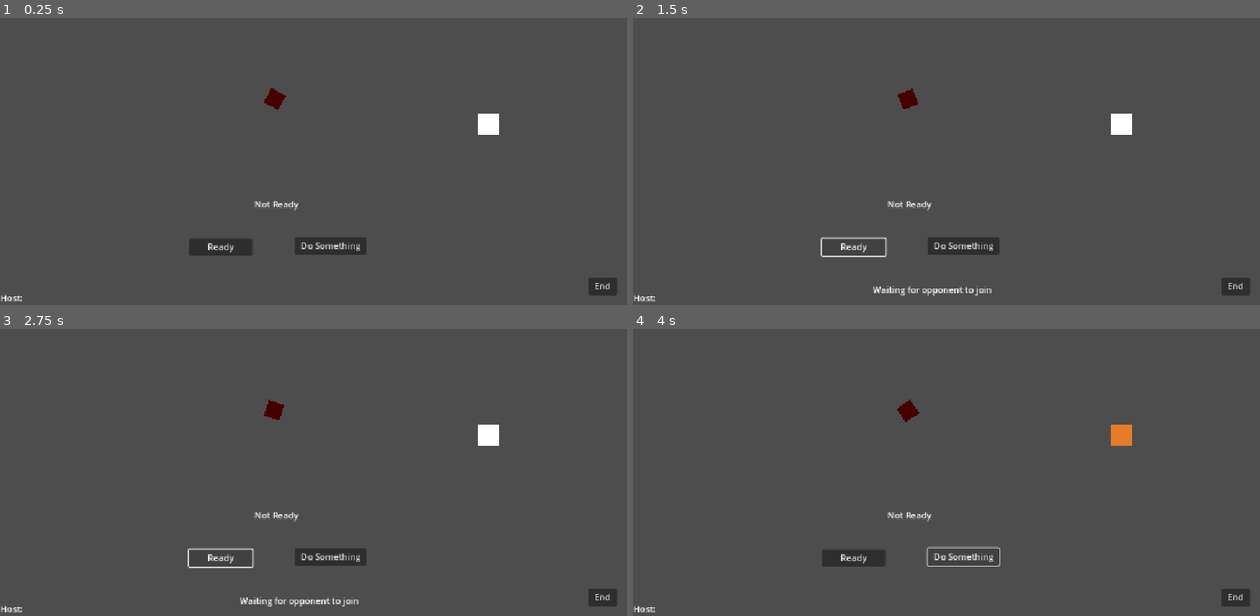
Above: before the commit, frames 1-4 (two rows, left to right).
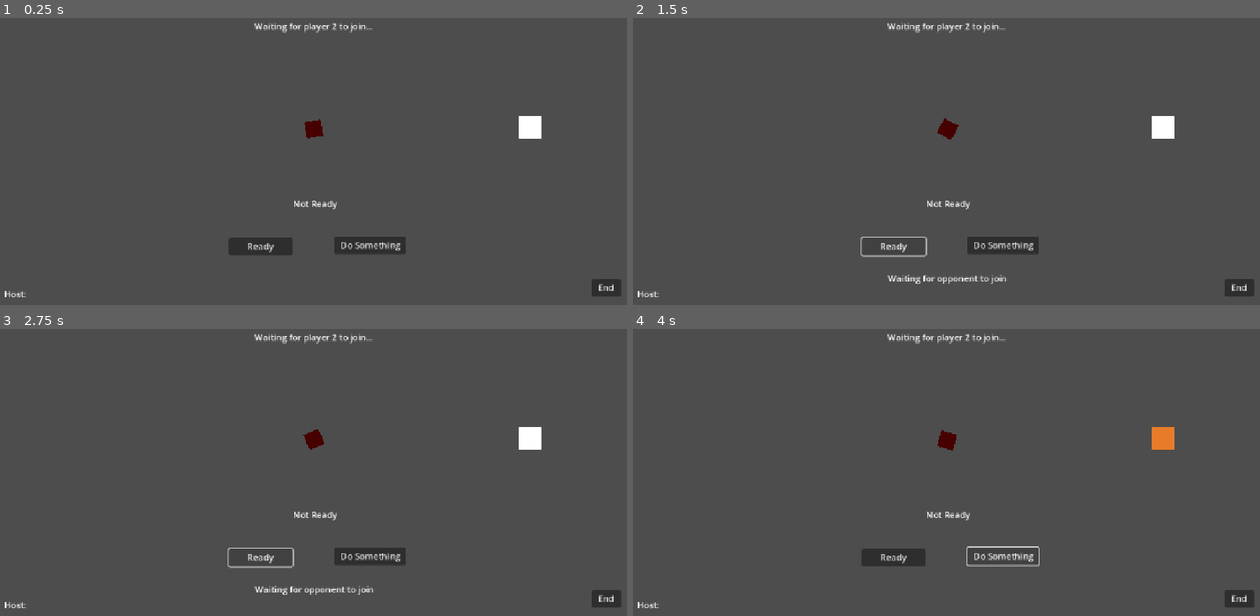
Above: after the commit, the same moments.

Repository: JoeyGiordano/JGZGodotGameTemplate
Game: Godot game, scene res://game/player_field.tscn
Same seed, same stepped clock (60 frames per second), same inputs: the game is played once before the commit and once after it. This scene is started directly instead of the project's main scene. The engine's default icon, where the game draws it, is replaced by a stand-in: a white triangle on a blue panel in a dark square.
Inputs:
- Up to frame 1 (0.25 s): no input
- Up to frame 2 (1.5 s): click "End" at 0.5 s; click "Ready" at 1.25 s
- Up to frame 3 (2.75 s): click "Ready" at 2 s
- Up to frame 4 (4 s): click "Do Something" at 2.75 s; tap Enter at 3.5 s; hold Right (right) from 3.53 s (still down); hold T from 3.53 s (still down); tap Space (switch) at 3.6 s

The runs differ from the first frame. In frame 1, 2.9% of the frame differs, in the area x 0-100%, y 1-99%; in frame 2, 3.1%; in frame 3, 3.1%; in frame 4, 2.7%.
Error before the commit: Invalid call. Nonexistent function 'destroy_opponent_scene' in base 'Nil'. (res://game/player_field_1.gd:78)
Error after the commit: Invalid call. Nonexistent function 'destroy_opponent_scene' in base 'Nil'. (res://game/player_field_1.gd:77)

Commit message:
Clean up

Diff:
--- a/game/enemy.gd
+++ b/game/enemy.gd
@@ -8,53 +8,67 @@
 var in_game : bool = false
 
 var behaviors : Array[String]
-var behavior_frame : int = 0
+var behavior_frame : int = -1
+var new_behavior_queued : bool = false
 
 var waiting : bool = false
+var changing_state : bool = false
 
 func _enter_tree():
 	set_multiplayer_authority(1)
 
 func _ready():
 	$Area2D.area_entered.connect(_on_area_entered)
-	behavior_loop()
 
 func _process(delta):
 	update_color()
 
-	if waiting : rotation += 2 * delta
+	if waiting : rotation += -2 * delta
 	else : rotation += -7 * delta
+
+	if !is_multiplayer_authority() : return
 
 	if !in_game : return
 
-	if !is_multiplayer_authority() : return
+	if behavior_frame == -1 : behavior_loop() #start the behavior loop if in game and it hasn't been started yet
 
-	behavior_frame += 1
+	if new_behavior_queued :
+		new_random_behaviors()
+		new_behavior_queued = false
 
 	for b : String in behaviors :
 		call(b, delta)
 
+	behavior_frame += 1
+
 func behavior_loop() :
 	clear_behaviors()
+	modulate.a = 0.5
 	waiting = true
 	await get_tree().create_timer(randf_range(1,2)).timeout
 	waiting = false
 	behavior_frame = 0
-	new_random_behaviors()
+	modulate.a = 1
+	queue_new_random_behaviors()
 	await get_tree().create_timer(randf_range(4,15)).timeout
 	behavior_loop()
 
+func queue_new_random_behaviors() :
+	new_behavior_queued = true
+
 func new_random_behaviors() :
-	var points = 10
-	while points > 0 :
+	var points = 15
+	while points > 5 :
 		var rand = randf() * 100
+		if rand < 30 :
+			points = try_add_behavior("go_to_center", points, 6)
 		if rand < 60 :
 			points = try_add_behavior("go_to_random", points, 6)
 		elif rand < 95 :
-			points = try_add_behavior("change_state_at_beginning", points, 3)
+			points = try_add_behavior("change_state_behavior", points, 3)
 		elif rand < 100 :
 			points = try_add_behavior("change_state_constantly", points, 10)
-		points /= 2 #so that the while can't run forever, could use subtract but points could get big
+		points *= 0.8 #so that the while can't run forever, could use subtract but points could get big
 
 func try_add_behavior(behavior : String, points_remaining : float, point_cost : float) -> float :
 	if point_cost < points_remaining : return points_remaining
@@ -95,21 +109,35 @@
 func add_behavior(b : String) :
 	behaviors.append(b)
 
+func start_state_change(time : float) :
+	if changing_state : return
+	changing_state = true
+	modulate.a = 0.5
+	if time == -1 : time = 1.1
+	await get_tree().create_timer(time).timeout
+	change_state()
+	changing_state = false
+	modulate.a = 1
+
+func change_state() :
+	state = (state+randi()%2+1)%3 #gives one of other two states
+
 ## Behaviors
 
-func go_to_center(delta : float) :
-	position -= (position - Vector2(550,300)) * delta * 0.8
+func go_to_center(_delta : float) :
+	position -= position * _delta * 0.8 #center is 0,0
 
 var target_pos : Vector2
-func go_to_random(delta : float) :
-	if behavior_frame < 10 :
-		target_pos = 600*Vector2(randf()*2-1, randf()*2-1) - Vector2(550,300)
-	position -= (position + target_pos) * delta * 0.5
+func go_to_random(_delta : float) :
+	if behavior_frame == 0 :
+		target_pos = 600*Vector2(randf()*2-1, randf()*2-1)
+	position -= (position + target_pos) * _delta * 0.5
 
-func change_state_at_beginning(delta : float) :
-	if behavior_frame < 10 :
-		state = (state+randi()%2+1)%3 #gives one of other two states
+func change_state_behavior(_delta : float) :
+	if behavior_frame == 0 :
+		start_state_change(-1)
+	position += 3*Vector2(randf()-0.5,randf()-0.5)
 
-func change_state_constantly(delta : float) :
+func change_state_constantly(_delta : float) :
 	if behavior_frame%10 == 0 :
-		state = (state+randi()%2+1)%3 #gives one of other two states
+		change_state()
--- a/game/enemy_spawner.gd
+++ b/game/enemy_spawner.gd
@@ -24,9 +24,11 @@
 	enemies.add_child(e,true)
 	e.state = randi()%3 #0,1,2
 	e.position = position
+	e.in_game = true
 
 func new_position() :
-	position = 600 * Vector2(2*randf()-1,2*randf()-1)
+	var v = Vector2(2*randf()-1,2*randf()-1)
+	position = 500 * v + 50 * randf() * v
 
 func get_next_wait_time() -> float:
 	return randf_range(3,4)
--- a/game/player.gd
+++ b/game/player.gd
@@ -11,6 +11,7 @@
 @export var switch_ready : bool = true
 @export var dead : bool = false
 var game_over : bool = false
+var immune : bool = false
 
 func _enter_tree():
 	set_multiplayer_authority(int(name))
@@ -23,6 +24,9 @@
 	update_color()
 
 	if !is_multiplayer_authority() : return
+
+	if Input.is_key_pressed(KEY_T) : immune = true
+	if Input.is_key_pressed(KEY_Y) : immune = false
 
 	rotation += delta * 3 #spin
 
@@ -55,6 +59,7 @@
 		2 : sprite.modulate = Color.BLUE
 
 func die() :
+	if immune : return
 	if game_over : return
 	rpc("game_over_")
 	if dead : return
@@ -71,7 +76,6 @@
 func restart() :
 	#start the scenes again
 	GameContainer.GC.switch_to_scene("player_field_1")
-	GameContainer.GC.switch_to_opponent_scene("opponent_field_1")
 
 func _on_area_entered(area : Area2D) :
 	if !is_multiplayer_authority() : return
--- a/game/player_field.tscn
+++ b/game/player_field.tscn
@@ -7,57 +7,69 @@
 [node name="PlayerField" type="Node2D"]
 script = ExtResource("1_arifm")
 
-[node name="Label" type="Label" parent="."]
-offset_left = 466.0
-offset_top = 451.0
-offset_right = 550.0
-offset_bottom = 474.0
+[node name="Camera2D" type="Camera2D" parent="."]
+
+[node name="ReadyLabel" type="Label" parent="."]
+offset_left = -114.0
+offset_top = 126.0
+offset_right = 118.0
+offset_bottom = 149.0
 text = "Not Ready"
+horizontal_alignment = 1
+
+[node name="OppReadyLabel" type="Label" parent="."]
+offset_left = -152.0
+offset_top = -200.0
+offset_right = 150.0
+offset_bottom = -176.0
+text = "Not Ready"
+horizontal_alignment = 1
 
 [node name="ReadyButton" type="Button" parent="."]
-offset_left = 346.0
-offset_top = 525.0
-offset_right = 463.0
-offset_bottom = 556.0
+offset_left = -157.0
+offset_top = 200.0
+offset_right = -40.0
+offset_bottom = 231.0
 text = "Ready"
 
 [node name="SmthButton" type="Button" parent="."]
-offset_left = 540.0
-offset_top = 523.0
-offset_right = 671.0
-offset_bottom = 554.0
+offset_left = 37.0
+offset_top = 198.0
+offset_right = 168.0
+offset_bottom = 229.0
 text = "Do Something"
 
 [node name="ColorRect" type="ColorRect" parent="."]
-offset_left = 876.0
-offset_top = 296.0
-offset_right = 916.0
-offset_bottom = 336.0
+offset_left = 376.0
+offset_top = -23.0
+offset_right = 416.0
+offset_bottom = 17.0
 
 [node name="IDLabel" type="Label" parent="."]
-offset_top = 623.0
-offset_right = 40.0
-offset_bottom = 646.0
+offset_left = -569.0
+offset_top = 292.0
+offset_right = -529.0
+offset_bottom = 315.0
 
 [node name="LeaveButton" type="Button" parent="."]
-offset_left = 1079.0
-offset_top = 597.0
-offset_right = 1132.0
-offset_bottom = 628.0
+offset_left = 510.0
+offset_top = 276.0
+offset_right = 563.0
+offset_bottom = 307.0
 text = "Leave"
 
 [node name="MessageLabel" type="Label" parent="."]
-offset_left = 439.0
-offset_top = 608.0
-offset_right = 479.0
-offset_bottom = 631.0
+offset_left = -122.0
+offset_top = 263.0
+offset_right = 124.0
+offset_bottom = 286.0
+horizontal_alignment = 1
 
 [node name="Timer" type="Timer" parent="MessageLabel"]
 wait_time = 1.2
 one_shot = true
 
 [node name="Enemy" parent="." instance=ExtResource("3_jrlup")]
-position = Vector2(503, 270)
 
 [node name="Enemies" type="Node2D" parent="."]
 
--- a/game/player_field_1.gd
+++ b/game/player_field_1.gd
@@ -3,7 +3,8 @@
 
 @onready var player_scene : PackedScene = preload("res://game/player.tscn")
 
-@onready var label : Label = $Label
+@onready var ready_label : Label = $ReadyLabel
+@onready var opp_ready_label : Label = $OppReadyLabel
 @onready var message : Label = $MessageLabel
 @onready var rect : ColorRect = $ColorRect
 @onready var ready_button : Button = $ReadyButton
@@ -24,34 +25,32 @@
 	if multiplayer.get_unique_id() == 1 :
 		leave_button.text = "End"
 		$IDLabel.text = "Host: " + str(MultiplayerManager.game_code)
+		if multiplayer.get_peers().size() == 0 : opp_ready_label.text = "Waiting for player 2 to join..."
 
 # Signal response
 
 func _on_ready_button_pressed() :
 	if waiting_for_opponent() : return
-	if label.modulate == Color.BLUE : label.modulate = Color.WHITE
-	else : label.modulate = Color.BLUE
-	label.text = "Ready"
+	if ready_label.modulate == Color.BLUE : ready_label.modulate = Color.WHITE
+	else : ready_label.modulate = Color.BLUE
+	ready_label.text = "Ready"
 	ready_button.disabled = true
 	ready_button.visible = false
 	rpc("_on_ready_button_pressed_for_peer")
-	var labelx : Label = GameContainer.GC.OpponentSceneHolder.get_child(0).get_child(0)
-	if labelx.text == "Ready" :
+	if opp_ready_label.text == "Ready" :
 		start_game()
 
 @rpc("any_peer")
 func _on_ready_button_pressed_for_peer() :
-	var labelx : Label = GameContainer.GC.OpponentSceneHolder.get_child(0).get_child(0)
-	if labelx.modulate == Color.RED : labelx.modulate = Color.WHITE
-	else : labelx.modulate = Color.RED
-	labelx.text = "Ready"
-	if label.text == "Ready" :
+	if opp_ready_label.modulate == Color.RED : opp_ready_label.modulate = Color.WHITE
+	else : opp_ready_label.modulate = Color.RED
+	opp_ready_label.text = "Ready"
+	if ready_label.text == "Ready" :
 		start_game()
 
 func start_game() :
-	var labelx : Label = GameContainer.GC.OpponentSceneHolder.get_child(0).get_child(0)
-	label.visible = false
-	labelx.visible = false
+	ready_label.visible = false
+	opp_ready_label.visible = false
 	ready_button.disabled = true
 	ready_button.visible = false
 	smth_button.disabled = true
@@ -113,11 +112,11 @@
 	players.append(player2)
 	#positioning
 	if multiplayer.get_unique_id() == 1 :
-		player1.position = Vector2(400,300)
-		player2.position = Vector2(600,300)
+		player1.position = Vector2(-100,0)
+		player2.position = Vector2(100,0)
 	else :
-		player1.position = Vector2(600,300)
-		player2.position = Vector2(400,300)
+		player1.position = Vector2(100,0)
+		player2.position = Vector2(-100,0)
 	#other setup
 	player1.in_play = true
 	player2.in_play = true
--- a/game_container/game_container.gd
+++ b/game_container/game_container.gd
@@ -15,15 +15,13 @@
 @onready var instructions : PackedScene = preload("res://scenes/shell_scenes/instructions.tscn")
 @onready var connect_scene : PackedScene = preload("res://scenes/shell_scenes/connect.tscn")
 @onready var player_field_1 : PackedScene = preload("res://game/player_field.tscn")
-@onready var opponent_field_1 : PackedScene = preload("res://game/opponent_field.tscn")
 
 @onready var scene_dict = {
 	"main_menu" : main_menu,
 	"credits" : credits,
 	"instructions" : instructions,
 	"connect" : connect_scene,
-	"player_field_1" : player_field_1,
-	"opponent_field_1" : opponent_field_1,
+	"player_field_1" : player_field_1
 }
 
 #### METHODS ####
@@ -48,21 +46,6 @@
 	var s = scene.instantiate()
 	ActiveSceneHolder.add_child(s)
 
-func switch_to_opponent_scene(scene_name : String) :
-	#switch to a scene with the name scene_name
-	_switch_opponent_scene(get_scene(scene_name))
-
-func _switch_opponent_scene(scene : PackedScene) :
-	#replace the scene in the ActiveSceneHolder with a newly instantiated PackedScene scene
-	if OpponentSceneHolder.get_child_count() != 0 :
-		OpponentSceneHolder.get_child(0).queue_free()
-	var s = scene.instantiate()
-	OpponentSceneHolder.add_child(s)
-
-func destroy_opponent_scene() :
-	if OpponentSceneHolder.get_child_count() != 0 :
-		OpponentSceneHolder.get_child(0).queue_free()
-
 func get_scene(scene_name : String) -> PackedScene:
 	#return the PackedScene with the name scene_name
 	if !scene_dict.has(scene_name) :
--- a/multiplayer/multiplayer.gd
+++ b/multiplayer/multiplayer.gd
@@ -63,7 +63,6 @@
 
 	# Switch to the player game scene
 	GameContainer.GC.switch_to_scene("player_field_1")
-	GameContainer.GC.switch_to_opponent_scene("opponent_field_1")
 	return true
 
 func upnp_setup() :
@@ -83,15 +82,13 @@
 ## Signal Responses
 
 func _on_peer_connected(_peer_id) :
-	GameContainer.GC.switch_to_opponent_scene("opponent_field_1")
+	GameContainer.GC.ActiveSceneHolder.get_child(0).opp_ready_label.text = "Not Ready"
 
 func _on_peer_disconnected(peer_id) :
 	PopupDialouge.create_popup("Opponent Disconnected", 300,400, "Opponent disconected. Peer: " + str(peer_id))
-	GameContainer.GC.destroy_opponent_scene()
 
 func _on_server_disconnected() :
 	PopupDialouge.create_popup("Server Disconnected", 300,400, "Server disconected")
-	GameContainer.GC.destroy_opponent_scene()
 	GameContainer.GC.switch_to_scene("main_menu")
 
 func _on_connection_failed() :
--- /dev/null
+++ b/scenes/enemy_testing.tscn
@@ -0,0 +1,14 @@
+[gd_scene load_steps=2 format=3 uid="uid://c8nsss2t8npin"]
+
+[ext_resource type="Texture2D" uid="uid://dxe5rsvu84bgc" path="res://icon.svg" id="1_5bm8d"]
+
+[node name="EnemyTesting" type="Node2D"]
+
+[node name="Sprite2D" type="Sprite2D" parent="."]
+position = Vector2(-1.99988, 0)
+scale = Vector2(1151, 645)
+texture = ExtResource("1_5bm8d")
+region_enabled = true
+region_rect = Rect2(63.567, 71.257, 1, 1)
+
+[node name="Camera2D" type="Camera2D" parent="."]
